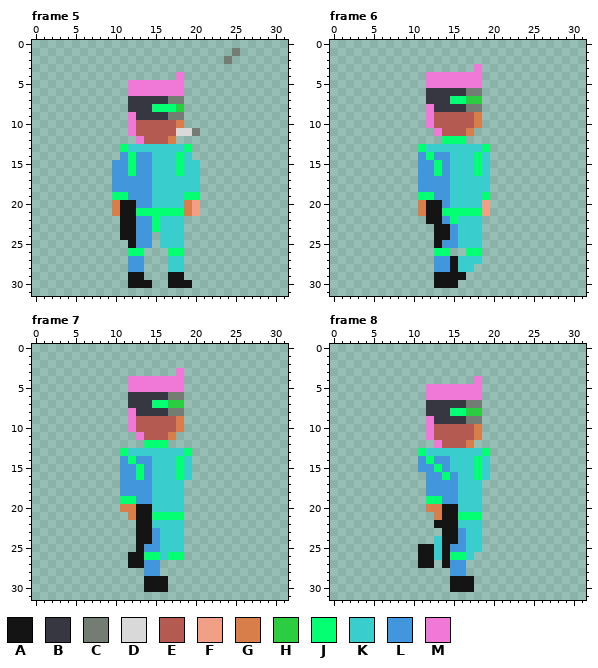
One commit to this pixel-art file: assets/asesprite/hero.ase. The first picture shows the starting point.
32x32 pixels, 81 frames. Colours within 5 levels of each other are drawn and written as one. Shown: frame 5, frame 6, frame 7, frame 8. The commit also changed other frames, which this record leaves out.
Palette (. is transparent): A #141414  B #373741  C #737d73  D #d9d9d9  E #b45a50  F #f2a085  G #d77e4b  H #2dcd41  J #05ff73  K #39cdcd  L #4196dc  M #f078d7
Pixels before, frame 5, first column x 10:
 1 ...............C
 2 ..............C.
 3 ................
 4 ........M.......
 5 ..MMMMMMM.......
 6 ..MMMMMMM.......
 7 ..BBBBBCC.......
 8 ..BBBJJJH.......
 9 ..MBBBBCC.......
10 ..MEEEEEG.......
11 ..MEEEEEDDC.....
12 ...MEEEG........
13 .JKKKKKKKJ......
14 .LJLLKKKJK......
15 LLJLLKKKJKK.....
16 LLJLLKKKJKK.....
17 LLLLLKKKKKK.....
18 LLLLLKKKKKK.....
19 JJLLLKKKKJJ.....
20 GAALLKKKKGF.....
21 GAAJJJJJJGF.....
22 .AALLJKKK.......
23 .AALLJKKK.......
24 .AALL.KKK.......
25 ..ALL.KKK.......
26 ..JJ...JJ.......
27 ..LL...KK.......
28 ..LL...KK.......
29 ..AA...AA.......
30 ..AAA..AAA......
Pixels before, frame 6, first column x 11:
 3 .......M.
 4 .MMMMMMM.
 5 .MMMMMMM.
 6 .BBBBBCC.
 7 .BBBJJHH.
 8 .MBBBBCC.
 9 .MEEEEEG.
10 .MEEEEEG.
11 ..MEEEG..
12 ...JJJ...
13 JKKKKKKKJ
14 LJLLKKKJK
15 LLJLKKKJK
16 LLJLKKKJK
17 LLLLKKKKK
18 LLLLKKKKK
19 JJLLKKKKJ
20 GAALKKKKF
21 GAAJJJJJF
22 .AALJKKK.
23 ..AALKKK.
24 ..AALKKK.
25 ..ALLKKK.
26 ..JJ..JJ.
27 ..LLAKKK.
28 ..LLAKK..
29 ..AAAA...
30 ..AAA....
Pixels before, frame 7, first column x 11:
 3 .......M.
 4 .MMMMMMM.
 5 .MMMMMMM.
 6 .BBBBBCC.
 7 .BBBJJHH.
 8 .MBBBBCC.
 9 .MEEEEEG.
10 .MEEEEEG.
11 ..MEEEG..
12 ...JJJ...
13 JKKKKKKKJ
14 LJLLKKKJK
15 LLJLKKKJK
16 LLJLKKKJK
17 LLLLKKKK.
18 LLLLKKKK.
19 JJLLKKKK.
20 GGAAKKKK.
21 .GAAJJJJ.
22 ..AAKKKK.
23 ..AALKKK.
24 ..AALKKK.
25 ..ALLKKK.
26 .AAJJKJJ.
27 .AALL....
28 ...LL....
29 ...AAA...
30 ...AAA...
Pixels before, frame 8, first column x 11:
 4 .......M.
 5 .MMMMMMM.
 6 .MMMMMMM.
 7 .BBBBBCC.
 8 .BBBJJHH.
 9 .MBBBBCC.
10 .MEEEEEG.
11 .MEEEEEG.
12 ..MEEEG..
13 JKKKKKKKJ
14 LJLLKKKJK
15 LLJLKKKJK
16 .LLJLKKJK
17 .LLLLKKK.
18 .LLLLKKK.
19 .JJLLKKK.
20 .GGAAKKK.
21 ..GAAJJJ.
22 ..AAAKKK.
23 ...AALKK.
24 ..KAALKK.
25 AAKALLKK.
26 AAKAJJK..
27 AA.ALL...
28 ....LL...
29 ....AAA..
30 ....AAA..
After:
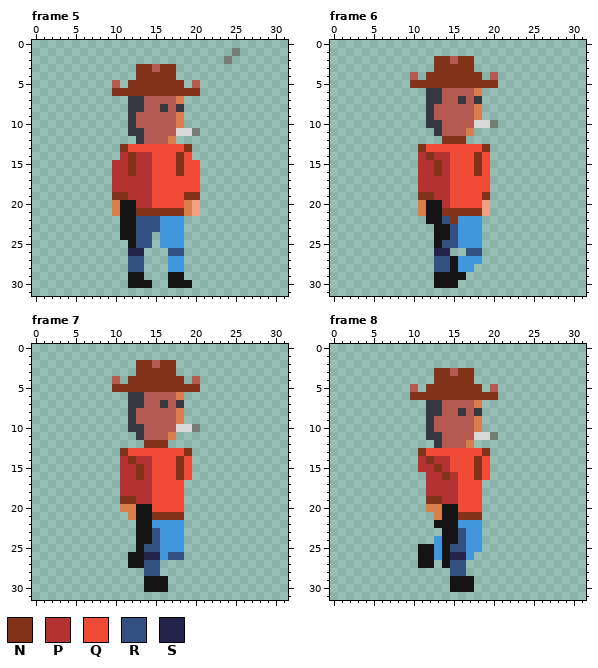
Colours new in this view: N #823219  P #b43232  Q #f04b36  R #325082  S #23234b
Commit message: add hero & restart on last level when die
The edit:
Changed rows in their new state; - is an unchanged pixel.
Frame 5:
first column x 10:
 3 ---NNENN---
 4 ---NNNNN.--
 5 E-NNNNNNN-E
 6 NNNNNNNNNNN
 7 ----EEEEG--
 8 ----EEBEB--
 9 --BEEEEEG--
10 --B--------
11 --BB-------
12 ---B-------
13 -NQQQQQQQN-
14 -PNPPQQQNQ-
15 PPNPPQQQNQQ
16 PPNPPQQQNQQ
17 PPPPPQQQQQQ
18 PPPPPQQQQQQ
19 NNPPPQQQQNN
20 ---PPQQQQ--
21 ---NNNNNN--
22 ---RRRLLL--
23 ---RRRLLL--
24 ---RR-LLL--
25 ---RR-LLL--
26 --SS---RR--
27 --RR---LL--
28 --RR---LL--
Frame 6:
first column x 10:
 2 ---NNENN---
 3 ---NNNNN.--
 4 E-NNNNNNN-E
 5 NNNNNNNNNNN
 6 ----EEEEG--
 7 ----EEBEB--
 8 --BEEEEEG--
 9 --B--------
10 --BB----DDC
11 ---B-------
12 ----NNN----
13 -NQQQQQQQN-
14 -PNPPQQQNQ-
15 -PPNPQQQNQ-
16 -PPNPQQQNQ-
17 -PPPPQQQQQ-
18 -PPPPQQQQQ-
19 -NNPPQQQQN-
20 ----PQQQQ--
21 ----NNNNN--
22 ----RNLLL--
23 -----RLLL--
24 -----RLLL--
25 ----RRLLL--
26 ---SS--RR--
27 ---RR-LLL--
28 ---RR-LL---
Frame 7:
first column x 10:
 2 ---NNENN---
 3 ---NNNNN.--
 4 E-NNNNNNN-E
 5 NNNNNNNNNNN
 6 ----EEEEG--
 7 ----EEBEB--
 8 --BEEEEEG--
 9 --B--------
10 --BB----DDC
11 ---B-------
12 ----NNN----
13 -NQQQQQQQN-
14 -PNPPQQQNQ-
15 -PPNPQQQNQ-
16 -PPNPQQQNQ-
17 -PPPPQQQQ--
18 -PPPPQQQQ--
19 -NNPPQQQQ--
20 -----QQQQ--
21 -----NNNN--
22 -----LLLL--
23 -----RLLL--
24 -----RLLL--
25 ----RRLLL--
26 ----SSLRR--
27 ----RR-----
28 ----RR-----
Frame 8:
first column x 10:
 3 ---NNENN---
 4 ---NNNNN.--
 5 E-NNNNNNN-E
 6 NNNNNNNNNNN
 7 ----EEEEG--
 8 ----EEBEB--
 9 --BEEEEEG--
10 --B--------
11 --BB----DDC
12 ---B-------
13 -NQQQQQQQN-
14 -PNPPQQQNQ-
15 -PPNPQQQNQ-
16 --PPNPQQNQ-
17 --PPPPQQQ--
18 --PPPPQQQ--
19 --NNPPQQQ--
20 ------QQQ--
21 ------NNN--
22 ------LLL--
23 ------RLL--
24 ---L--RLL--
25 ---L-RRLL--
26 ---L-SSL---
27 -----RR----
28 -----RR----
Where, in picture pixels (left, top, right, bottom), the same in both pictures:
changed: (112, 64, 200, 272)
changed: (410, 56, 498, 272)
changed: (112, 360, 200, 576)
changed: (410, 368, 498, 576)
